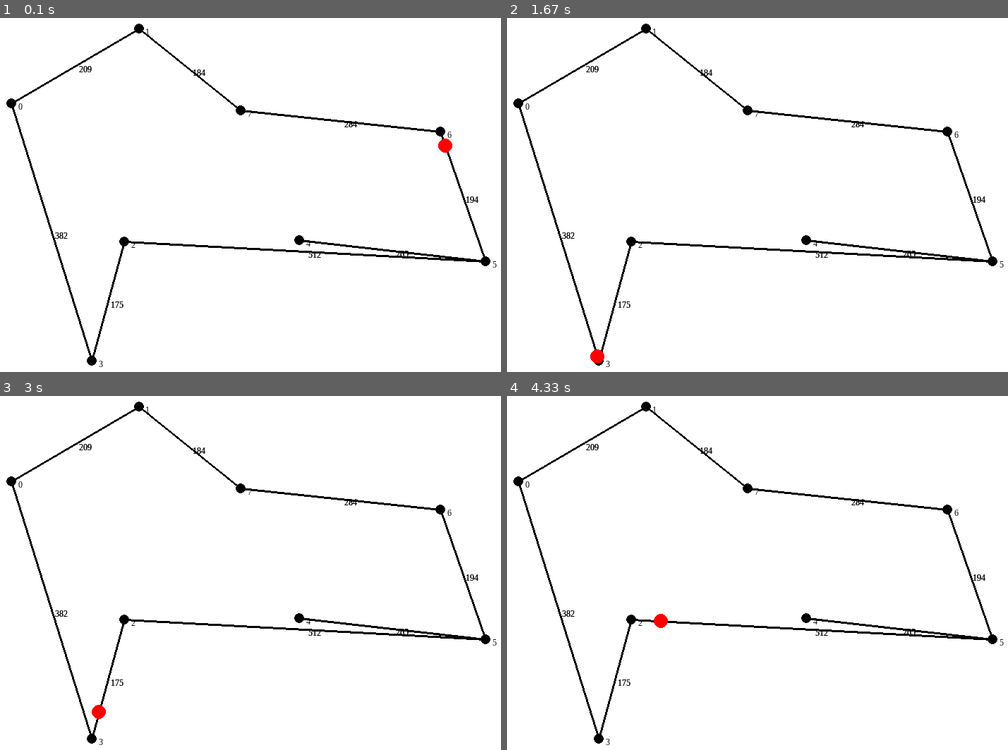
Above: before the commit, frames 1-4 (two rows, left to right).
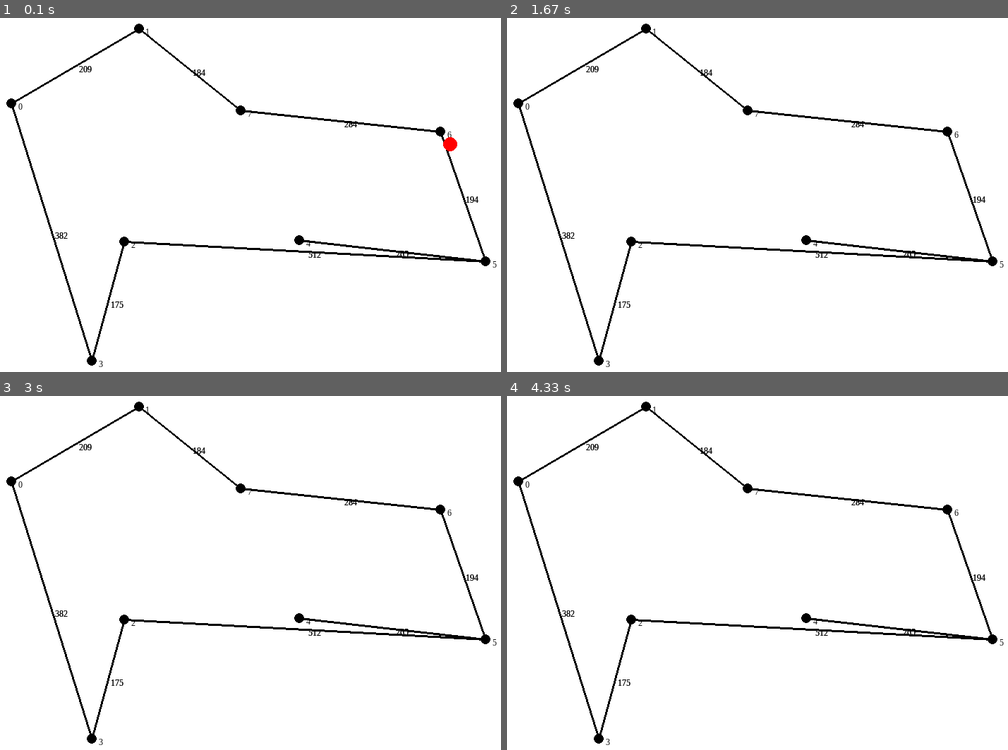
Above: after the commit, the same moments.

Repository: Ickaser/car-graph-viz
Game: pygame game, started from main_pygame.py
The game is run twice, just before and just after one commit, with the same random seed, the same clock (stepped at 60 frames per second) and the same inputs.
Inputs:
- Up to frame 1 (0.1 s): no input
- Up to frame 2 (1.67 s): no input
- Up to frame 3 (3 s): no input
- Up to frame 4 (4.33 s): no input

The runs differ from the first frame. In frame 1, less than 0.1% of the frame differs, in the area x 87-92%, y 33-39%; in frame 2, less than 0.1%, in the area x 16-20%, y 93-98%; in frame 3, less than 0.1%; in frame 4, less than 0.1%.

Commit message:
Revert "Nonrandom behavior broken"
This reverts commit 36b5c5dead4ac832f6590077a2e93aa3f2b65add.

Diff:
--- a/cars.py
+++ b/cars.py
@@ -9,7 +9,7 @@
 class Position:
     """
     At initialization, calls first node index nodeFrom, second nodeTo: be clear about the direction. \n
-    Internally, distance is always measured from lower-index node, regardless of direction of travel; at initialization, however, pass distance from departure node.
+    Distance is always measured from lower-index node, regardless of direction of travel; at initialization, pass distance from departure node.
     Makes reference to whatever graph is passed at initialization.
     direction = True means nodeTo has higher index than nodeFrom; False means the opposite
     """
@@ -23,7 +23,7 @@
         Takes graph, two integers indicating node indices and a distance along edge
         Graph is stored (by reference).
         If both indices are the same, places car at node and sets atNode = True.
-        If indices are different, places car along edge and sets atNode = False. The dis
+        If indices are different, places car along edge and sets atNode = False.
         Third argument is distance along the edge from the departure node. Defaults to 0 (placed at node)
         carSize: sets tolerance for equals operator and for car following
         """
@@ -135,9 +135,7 @@
         # using lanes behavior, check position before moving
         if self.lanes:
             # check to see if is already at node
-            if self.toNext < 0:
-                self.toNext = 0
-            if self.toNext == 0:
+            if self.toNext <= 0:
                 # check if node is occupied
                 if self.graph.nodes[self.nodeTo]["capacity"] > len(self.graph.nodes[self.nodeTo]["population"]):
                     # add self to population list
@@ -145,9 +143,6 @@
                     self.atNode = True
                     self.coords = self.toCoords
                     self.xPos, self.yPos = self.coords
-                    # end the method here
-                    return
-                # if somehow car gets to node without
                 # do nothing if node is already occupied
                 else:
                     return
@@ -155,8 +150,7 @@
         # Move car along edge in correct direction
         self.dist += displace if self.direction else -displace
         # Recompute distance to next node, according to direction
-        # self.toNext = self.length - self.dist if self.direction else self.dist
-        self.toNext -= displace
+        self.toNext = self.length - self.dist if self.direction else self.dist
 
         # Recalculate other coordinates
         self.calcCoords()
@@ -166,16 +160,6 @@
             self.atNode = True
             self.coords = self.toCoords
             self.xPos, self.yPos = self.coords
-
-        # for debug purposes
-        if self.dist < 0:
-            print("Tried to move past node on graph.")
-            self.dist = 0
-            self.toNext = 0
-        elif self.dist > self.length:
-            print("Tried to move past node on graph.")
-            self.dist = self.length
-            self.toNext = 0
 
     # generates a new Position object, using a given new node
     def changeNodes(self, newNode):
@@ -201,41 +185,12 @@
         #     self.graph.edges[(self.nodeFrom, self.nodeTo)]["population"][self.direction].remove(self)
 
         # if using lanes behavior, update number of cars at a given node
-            self.graph.nodes[self.nodeTo]["population"].remove(self)
+        self.graph.nodes[self.nodeTo]["population"].remove(self)
 
         self.nodeFrom = self.nodeTo
 
-        # re-initalize all the necessary values for the position
-
-        # self.__init__(self.graph, self.nodeTo, newNode, carSize=self.eqTol)
-
-        # store nodes, check direction of travel and set appropriate booleans
-        self.nodeFrom = self.nodeTo
-        self.nodeTo = newNode
-        if self.nodeTo > self.nodeFrom:
-            self.direction = True
-            self.atNode = False
-        elif self.nodeFrom > self.nodeTo:
-            self.direction = False
-            self.atNode = False
-        # for case where is at node already, compute some coordinates and return early
-        # else:
-        #     self.atNode = True
-        #     self.coords = self.graph.nodes[self.nodeTo]["coords"]
-        #     self.xPos, self.yPos = self.coords
-        #     return
-
-        # store then check length of the edge
-        # take given distance, and match it to system coordinates (from lower-index to higher-index node)
-        # compute distance to destination, store it (toNext)
-        self.length = self.graph.edges[(self.nodeFrom, self.nodeTo)]["length"]
-        self.toNext = self.length
-        self.dist = 0 if self.direction else self.length
-
-
-        self.fromCoords = self.graph.nodes[self.nodeFrom]["coords"]
-        self.toCoords = self.graph.nodes[self.nodeTo]["coords"]
-        self.calcCoords()
+        self.__init__(self.graph, self.nodeTo, newNode, carSize=self.eqTol)
+
 
 
 
--- a/main_pygame.py
+++ b/main_pygame.py
@@ -18,7 +18,7 @@
 carSize = 20
 stepsNum = 1
 carAccel = 3
-lanes = False
+lanes = True
 weights = False
 randomBehavior = False
 
@@ -143,7 +143,7 @@
                 carList.remove(car)
                 del car
                 # make a new car
-                carList.append(cars.Car(graph, randomBehavior = randomBehavior, accel = carAccel, carSize = carSize))
+                # carList.append(cars.Car(graph, randomBehavior = randomBehavior, accel = carAccel, carSize = carSize))
 
 def update_screen(screenObj, mapObj, carList, dirtyRects):
 
